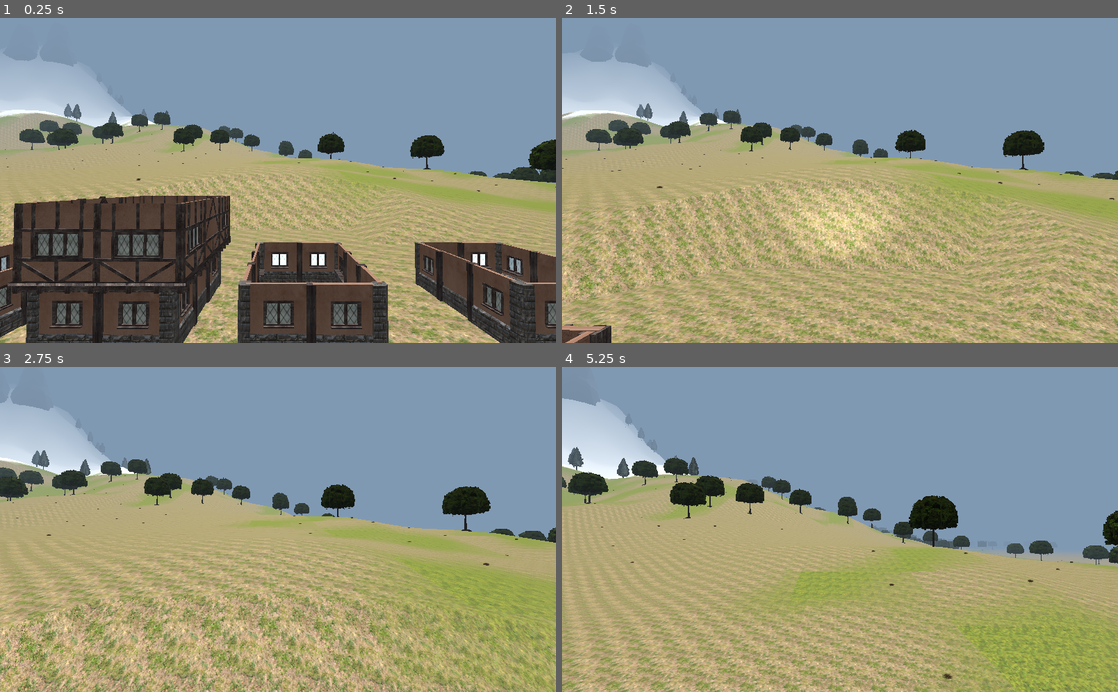
Above: before the commit, frames 1-4 (two rows, left to right).
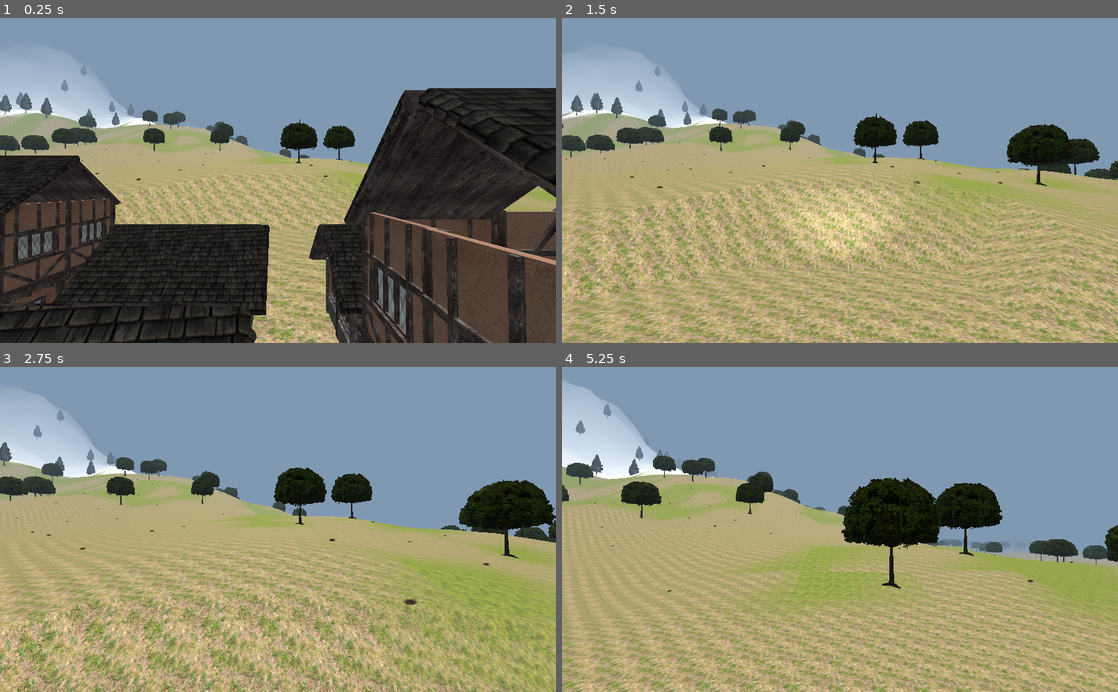
Above: after the commit, the same moments.

Repository: itaden1/webRPG
Game: Godot game, scene res://Scenes/World.tscn
Two runs of this game, one before a commit and one after it. Both use one fixed random seed, a clock stepped at 60 frames per second and the inputs below. The project has no main scene, so this scene is started directly.
Inputs (mouse positions are in pixels of both pictures, inside the frame that each line leads up to):
- Up to frame 1 (0.25 s): no input
- Up to frame 2 (1.5 s): move the mouse to (867, 180) at 0.52 s; hold F 0.53-1.28 s; hold W from 0.53 s (still down); tap Space at 0.77 s; move the mouse to (812, 180) at 1.27 s; tap F at 1.35 s
- Up to frame 3 (2.75 s): keep holding W; tap Space at 1.52 s; move the mouse to (289, 523) at 2.02 s; hold F from 2.03 s (still down)
- Up to frame 4 (5.25 s): keep holding W; move the mouse to (834, 536) at 2.77 s; release F at 2.78 s; tap F at 2.85, 4.35 s; tap Space at 3.02, 3.77, 4.52 s; move the mouse to (878, 532) at 3.52 s; hold F 3.53-4.28 s; move the mouse to (795, 526) at 4.27 s; move the mouse to (845, 529) at 5.02 s; hold F from 5.03 s (still down)

The runs differ from the first frame. In frame 1, 47% of the frame differs, in the area x 0-100%, y 12-100%; in frame 2, 7.5%; in frame 3, 9.0%; in frame 4, 18%.

Commit message:
roof generation

Diff:
--- a/Scenes/Towns/TownGenerator.gd
+++ b/Scenes/Towns/TownGenerator.gd
@@ -12,6 +12,7 @@
 const first_floor = preload("res://Scenes/Towns/BuildingBlocks/Tudor/FloorUpper001.tscn")
 const blank_block = preload("res://Scenes/Towns/BuildingBlocks/Generic/Blank.tscn")
 
+const roof_block = preload("res://Scenes/Towns/BuildingBlocks/Tudor/RoofEdge001.tscn")
 
 const utilities = preload("res://Scripts/Utilities.gd")
 
@@ -22,9 +23,15 @@
 var level_offsets := {
 	tudor = {
 		0: {horizontal = 8.25, vertical = 0},
-		1: {horizontal = 9.8, vertical = 9}
+		1: {horizontal = 9.8, vertical = 9},
+		"default": {horizontal = 9.8, vertical = 9}
 	}
 }
+func get_level_offset(key: String, level: int) -> Dictionary:
+	if level_offsets.has(key):
+		if level_offsets[key].has(level):
+			return level_offsets[key][level]
+	return level_offsets["tudor"]["default"]
 
 var width: float
 var height: float
@@ -66,6 +73,24 @@
 			13 : {},
 			14 : {},
 			15 : {}
+		},
+		"roof" : {# Roof
+			0 : {},
+			1 : {scene=roof_block, rotation=90},#
+			2 : {scene=roof_block, rotation=90},
+			3 : {scene=roof_block, rotation=90},
+			4 : {scene=roof_block, rotation=90},
+			5 : {scene=roof_block, rotation=90},
+			6 : {},
+			7 : {},
+			8 : {scene=roof_block, rotation=180},#
+			9 : {},
+			10 : {scene=roof_block, rotation=270},
+			11 : {},
+			12 : {scene=roof_block, rotation=270},#
+			13 : {},
+			14 : {},
+			15 : {}
 		}
 	}
 }
@@ -92,7 +117,14 @@
 			build_house(b)
 
 func get_block(mask: int, style: String, level: int) -> Dictionary:
-	var block = themes[style][level][mask]
+	var level_style = themes[style]
+	var block: Dictionary
+	if level_style.has(level):
+		block = themes[style][level][mask]
+	else:
+		block = themes[style]["roof"][mask]
+
+
 	if block.keys().size() <= 0:
 		block = {scene=blank_block, rotation=0}
 	return block
@@ -117,11 +149,44 @@
 			rect.grow(level_offsets["tudor"][1].horizontal),
 			rect.grow(level_offsets["tudor"][0].horizontal)
 		)
-		print(rect_diff)
 		second_floor.transform.origin.x = first_floor.transform.origin.x - rect_diff.x/2
 		second_floor.transform.origin.z = first_floor.transform.origin.z - rect_diff.y/2
 		add_child(second_floor)
 
+	var roof = build_roof(rect, "tudor", floors)
+	var rect_diff = Utilities.get_rect_difference(
+			rect.grow(get_level_offset("tudor", 1).horizontal),
+			rect.grow(get_level_offset("tudor", 0).horizontal)
+	)
+	roof.transform.origin.x = first_floor.transform.origin.x - rect_diff.x/2
+	roof.transform.origin.z = first_floor.transform.origin.z - rect_diff.y/2
+	add_child(roof)
+
+func build_roof(rect: Rect2, style: String, level: int):
+	var offsets = get_level_offset(style, level)
+	var base_node = Spatial.new()
+	var rect_center = rect.get_center()
+
+	var start_x = rect_center.x - width/2
+	var start_y = rect_center.y - height/2
+
+	base_node.transform.origin.x = start_x * offsets.horizontal
+	base_node.transform.origin.z = start_y * offsets.horizontal
+	base_node.transform.origin.y = level * offsets.vertical
+	for x in range(0, rect.size.x):
+		for z in range(0, rect.size.y):
+
+			var mask = Utilities.get_four_bit_bitmask(rect, Vector2(rect.position.x+x, rect.position.y+z))
+
+			var block = get_block(mask, style, 10)
+			var inst: Spatial = block.scene.instance()
+			inst.rotate(Vector3.UP, deg2rad(block.rotation))
+
+			base_node.add_child(inst)
+			inst.transform.origin.x = x * offsets.horizontal
+			inst.transform.origin.z = z * offsets.horizontal
+
+	return base_node
 
 
 func build_floor(rect: Rect2, style: String, level: int) -> Spatial:
--- a/Scripts/Generators/LocationGenerator.gd
+++ b/Scripts/Generators/LocationGenerator.gd
@@ -10,7 +10,7 @@
 
 func generate_town():
 	var town_node = town_scene.instance()
-	town_node.generate_town({width=12, height=12, partitions=10, padding=[3,2,1,1]})
+	town_node.generate_town({width=10, height=10, partitions=10, padding=[3,2,1]})
 
 	return {
 		location_node = town_node,
